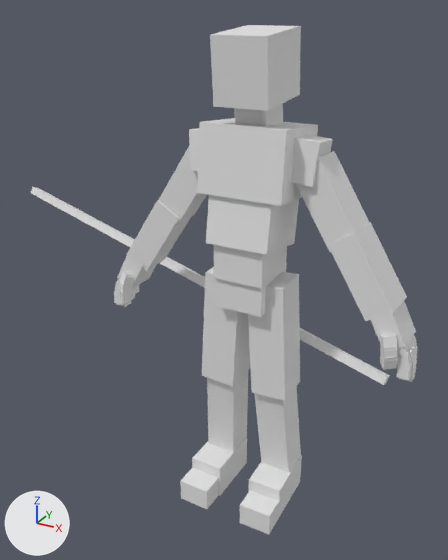
An edit to the FBX model Assets/Models/Player/WholeBodyClip/RPG-Character@JumpUp.FBX, drawn before and after from the same camera.
Before and after are seen from a camera (50 mm lens) standing at (1.32, -2.7, 2.67) and looking at (-0.28, 0.21, 1.21). Lighting does not change. The marker at lower left points along +X, +Y and +Z. Materials are left out; every surface is plain grey. Where no turn or scale is listed for an object, it has been applied to the vertices.

Script lines for the objects in view, before the commit:
```python
me_rpg_character_mesh_ncl1_1 = bpy.data.meshes.new('RPG-Character-Mesh_ncl1_1')
me_rpg_character_mesh_ncl1_1.from_pydata(...)  # 854 vertices, 1256 faces; spans x -0.89..0.89, y -0.31..0.27, z -0.02..2.59
me_rpg_character_mesh_ncl1_1.materials.append(mat_rpg_character)
me_staff_ncl1_1 = bpy.data.meshes.new('Staff_ncl1_1')
me_staff_ncl1_1.from_pydata(...)  # 8 vertices, 12 faces; spans x -1.44..1.27, y -0.24..0.12, z -0.45..0.21
ob_rpg_character_mesh = bpy.data.objects.new('RPG-Character-Mesh', me_rpg_character_mesh_ncl1_1)
ob_rpg_character_mesh.location = (0.0, 0.0, 0.0)
ob_staff = bpy.data.objects.new('Staff', me_staff_ncl1_1)
ob_staff.location = (-0.539, 0.378, 1.283)
```
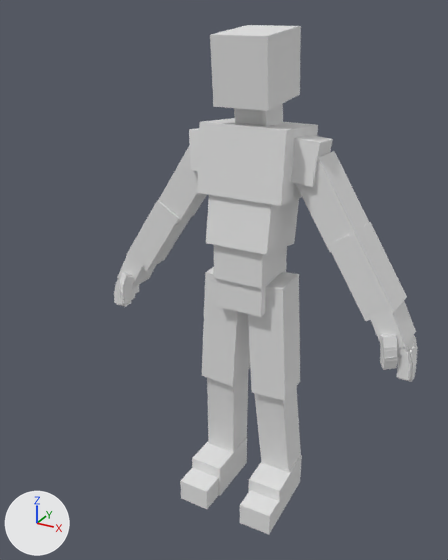
Changed parts and their boxes [x1, y1, x2, y2] in the pictures (448 x 560 px):
```json
{"object": "Staff", "change": "deleted", "before": [31, 187, 390, 385]}
```

Scene script edits in JSON lines:
```json
{"op": "remove", "block": "ob_staff", "code": ["ob_staff = bpy.data.objects.new('Staff', me_staff_ncl1_1)", "ob_staff.location = (-0.539, 0.378, 1.283)"]}
```
